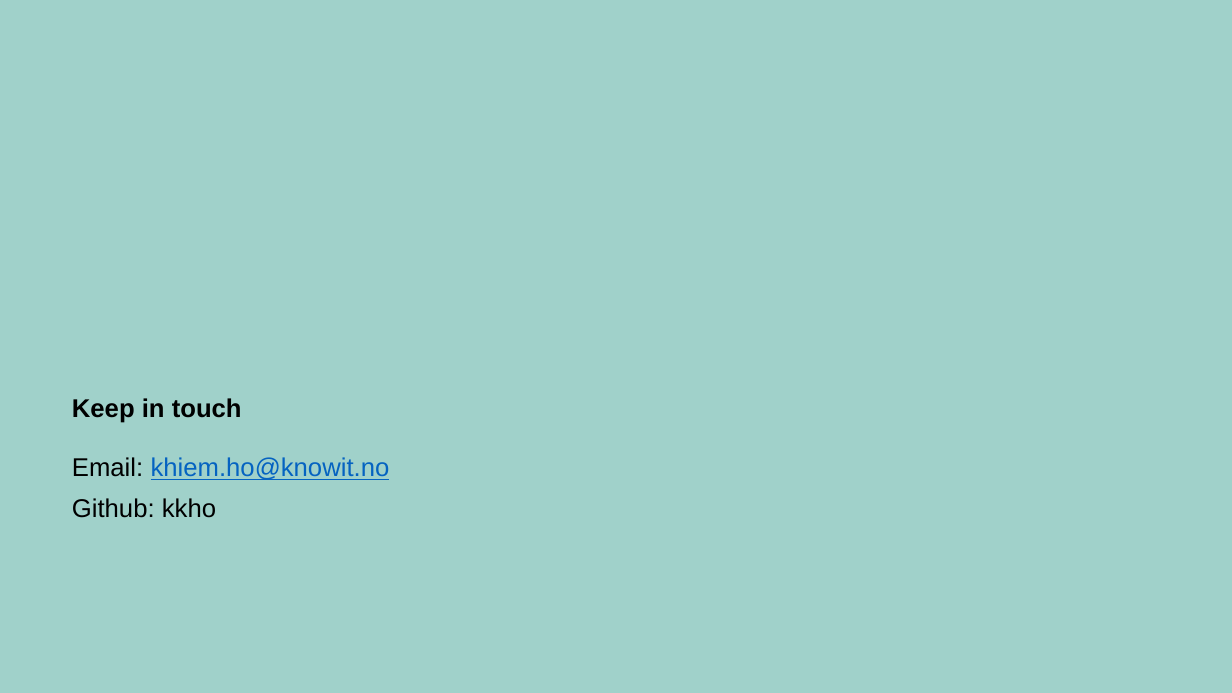
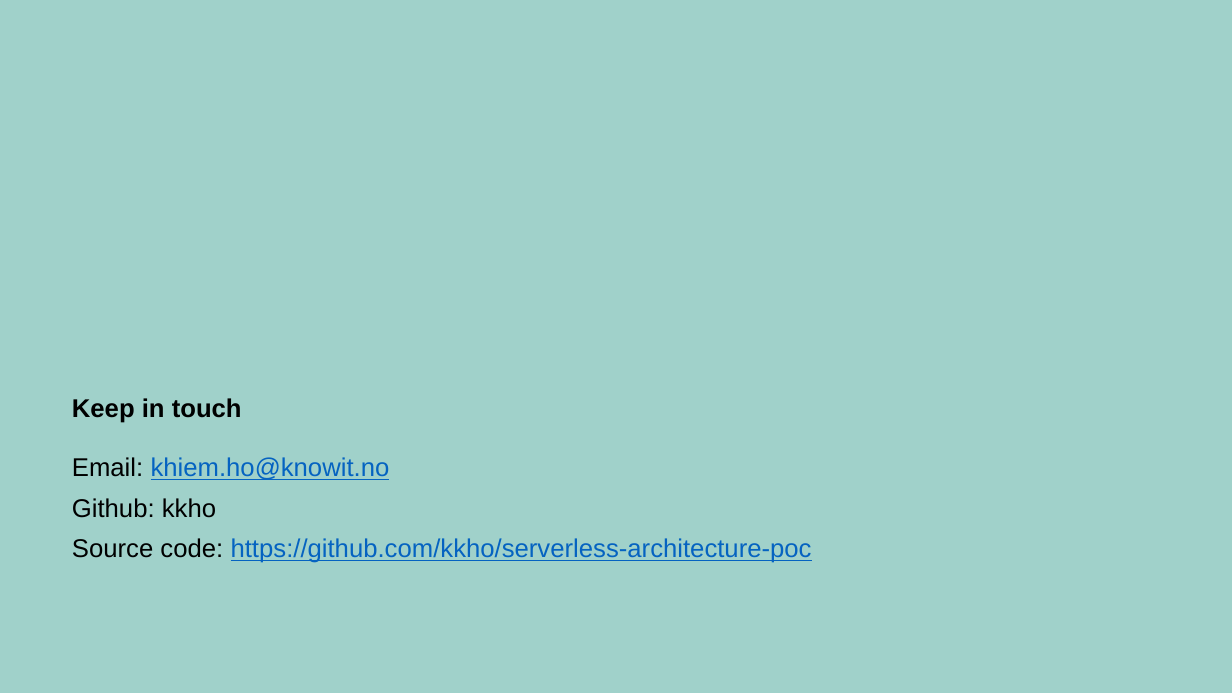
Before and after one commit to kkho/serverless-architecture-poc, a slide deck: slide 38 of Documents/Serverless-Architecture.pptx. Drawn at 1232x693 pixels with LibreOffice and Linux fonts; fonts in the diff are those of the drawing; background and template pictures are left out. Boxes give left, top, right and bottom in pixels: in the first picture for what was removed or moved away, otherwise in the second. Text is boxed around its words. In the diff, an @@ line names an element or a change of style, - is before the commit and + after.

Commit message:
Added source code reference in pptx file

```diff
--- a/Documents/Serverless-Architecture.pptx
+++ b/Documents/Serverless-Architecture.pptx
@@ text at box(72, 538, 812, 563): paragraph added @@
+Source code: https://github.com/kkho/serverless-architecture-poc
```
